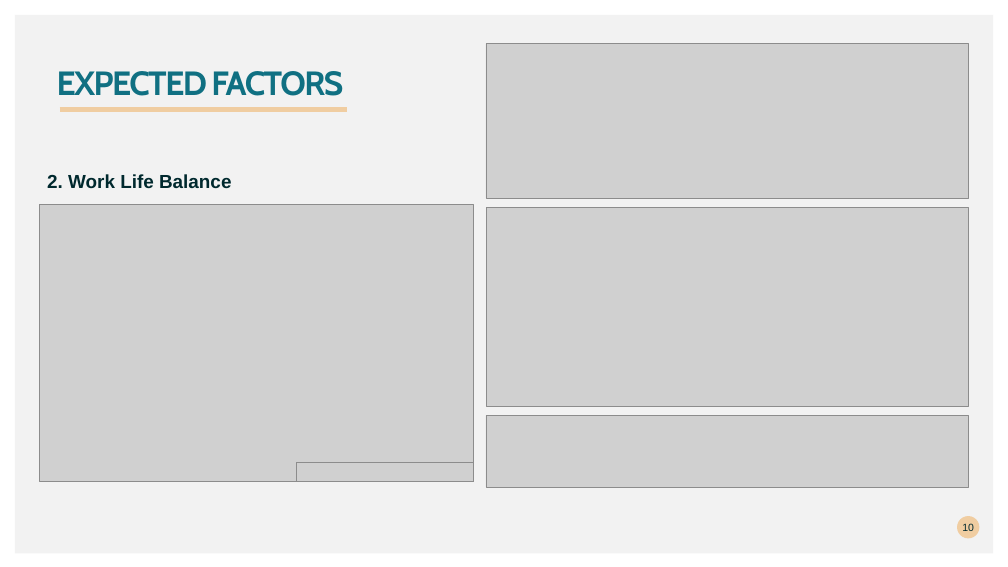
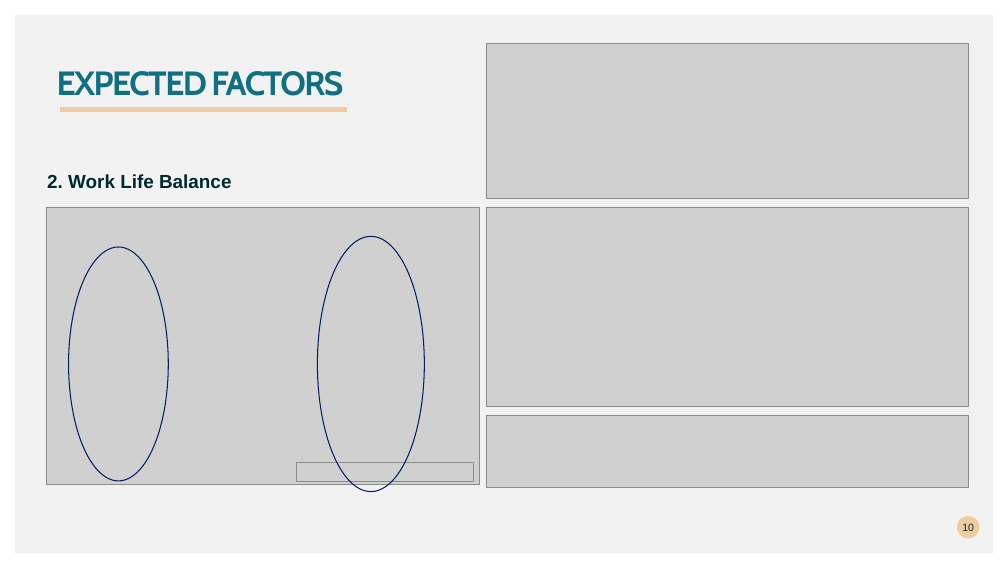
Before and after one commit to athibeaux/DS6306, a slide deck: slide 10 of CaseStudy2_Thibeaux/CaseStudy2_Thibeaux_Ppt.pptx. Drawn at 1008x567 pixels with LibreOffice and Linux fonts; fonts in the diff are those of the drawing; grey boxes stand for pictures. Boxes give left, top, right and bottom in pixels: in the first picture for what was removed or moved away, otherwise in the second. Text is boxed around its words. In the diff, an @@ line names an element or a change of style, - is before the commit and + after.

```diff
--- a/CaseStudy2_Thibeaux/CaseStudy2_Thibeaux_Ppt.pptx
+++ b/CaseStudy2_Thibeaux/CaseStudy2_Thibeaux_Ppt.pptx
@@ picture: place and size @@
-picture at bbox=[40, 204, 473, 481]
+picture at bbox=[46, 208, 479, 485]
@@ ellipse added at bbox=[318, 237, 424, 492], outline #002060 1 pt @@
@@ ellipse added at bbox=[69, 247, 169, 481], outline #002060 1 pt @@
```
Also in this commit, not shown: 13 other slides changed.
